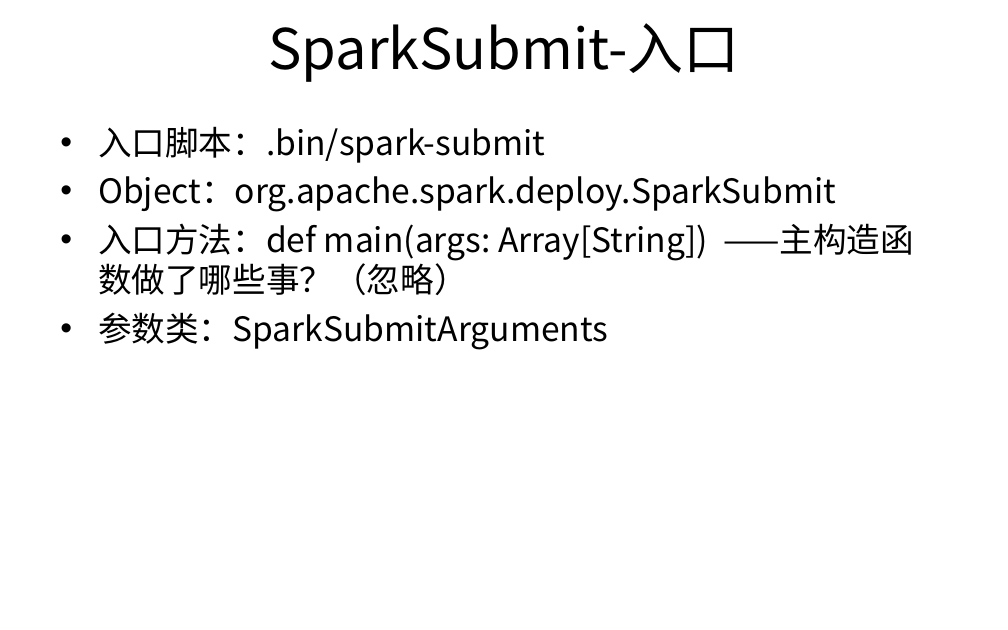
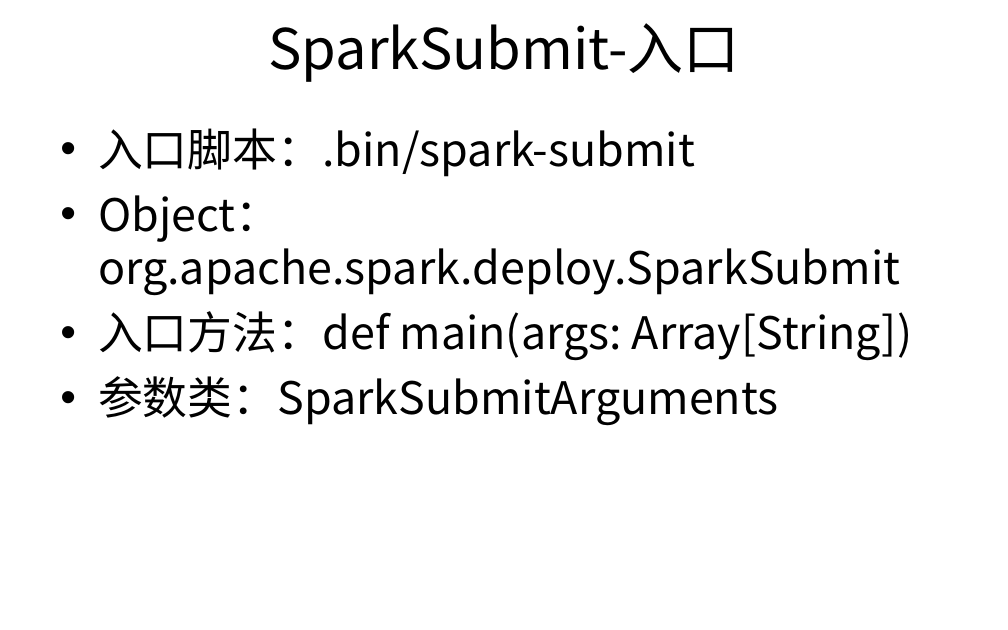
Before and after one commit to harlixxy/StudyNotes, a slide deck: slide 12 of 活动流程（26期）.ppt. Drawn at 1008x630 pixels with LibreOffice and Linux fonts; fonts in the diff are those of the drawing; background and template pictures are left out. Boxes give left, top, right and bottom in pixels: in the first picture for what was removed or moved away, otherwise in the second. Text is boxed around its words. In the diff, an @@ line names an element or a change of style, - is before the commit and + after.

```diff
--- a/活动流程（26期）.ppt
+++ b/活动流程（26期）.ppt
@@ text at <box>98,128,900,426</box>: size 24 to 32 pt in "入口脚本：.bin/spark-submit", "Object：org.apache.spark.deploy.SparkSubmit", "参数类：SparkSubmitArguments"; more space between paragraphs @@
@@ text at <box>98,311,912,361</box>: text changed; size 24 to 32 pt @@
-• 入口方法：def main(args: Array[String]) ——主构造函数做了哪些事？（忽略）
+• 入口方法：def main(args: Array[String])
```
Also in this commit, not shown: 6 other slides changed, 1 slide added, 1 slide removed, 1 other file.
